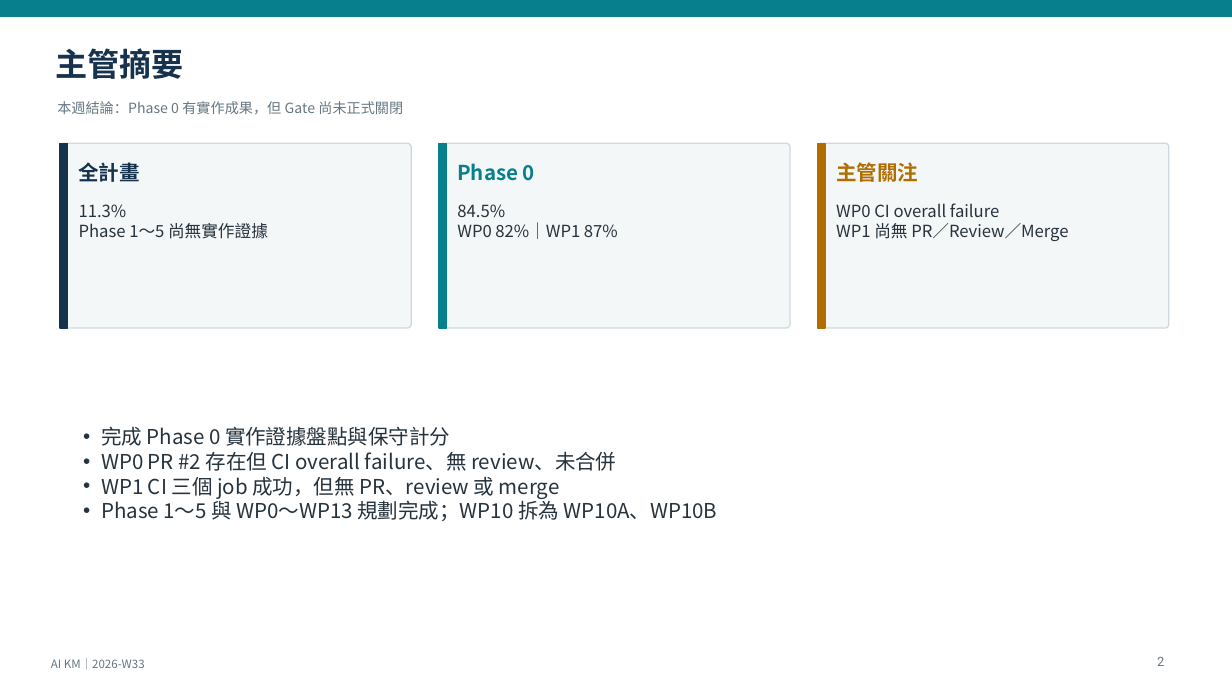
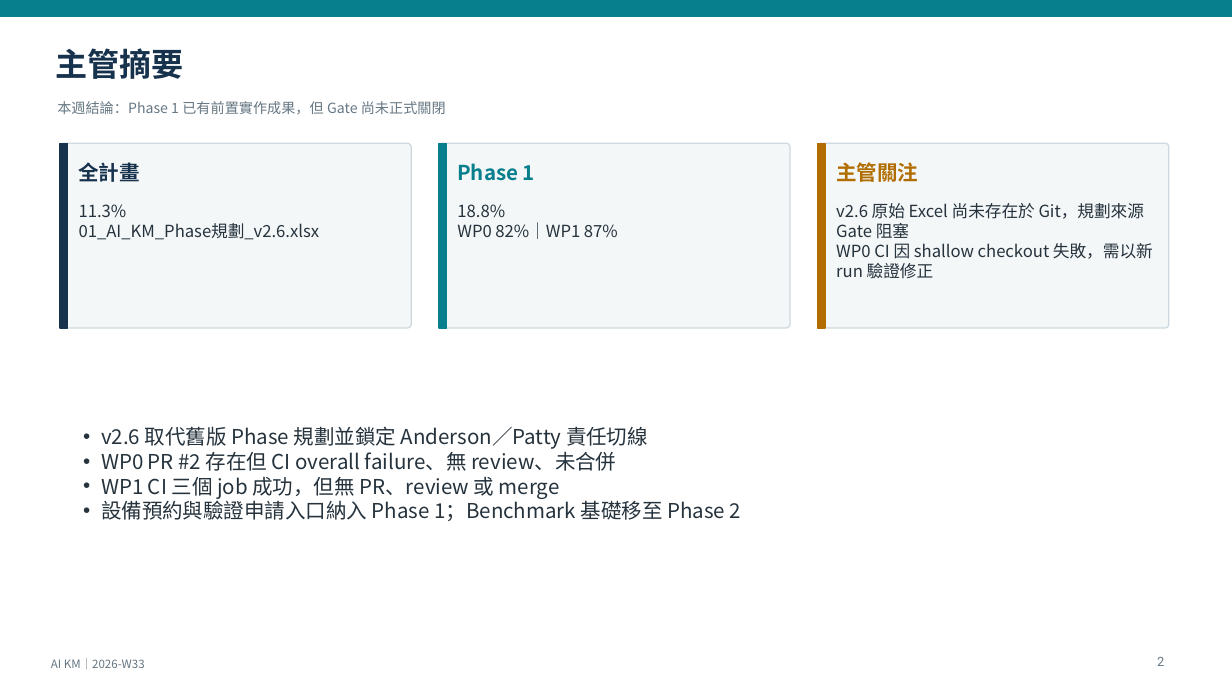
Before and after one commit to kyocarlos/knowledge-base-agent-source, a slide deck: slide 2 of docs/km-modernization/progress/presentations/AI-KM-Weekly-2026-W33.pptx. Drawn at 1232x693 pixels with LibreOffice and Linux fonts; fonts in the diff are those of the drawing. Boxes give left, top, right and bottom in pixels: in the first picture for what was removed or moved away, otherwise in the second. Text is boxed around its words. In the diff, an @@ line names an element or a change of style, - is before the commit and + after.

```diff
--- a/docs/km-modernization/progress/presentations/AI-KM-Weekly-2026-W33.pptx
+++ b/docs/km-modernization/progress/presentations/AI-KM-Weekly-2026-W33.pptx
@@ text at [57,101,446,114]: text changed @@
-本週結論：Phase 0 有實作成果，但 Gate 尚未正式關閉
+本週結論：Phase 1 已有前置實作成果，但 Gate 尚未正式關閉
@@ text at [457,163,535,181]: text changed @@
-Phase 0
+Phase 1
@@ text at [457,204,505,217]: text changed @@
-84.5%
+18.8%
@@ text at [836,203,1153,279]: text changed @@
-WP0 CI overall failure
-WP1 尚無 PR／Review／Merge
+v2.6 原始 Excel 尚未存在於 Git，規劃來源 Gate 阻塞
+WP0 CI 因 shallow checkout 失敗，需以新 run 驗證修正
@@ text at [79,223,320,240]: text changed @@
-Phase 1～5 尚無實作證據
+01_AI_KM_Phase規劃_v2.6.xlsx
@@ text at [101,426,648,449]: text changed @@
-• 完成 Phase 0 實作證據盤點與保守計分
+• v2.6 取代舊版 Phase 規劃並鎖定 Anderson／Patty 責任切線
@@ text at [101,498,741,521]: text changed @@
-• Phase 1～5 與 WP0～WP13 規劃完成；WP10 拆為 WP10A、WP10B
+• 設備預約與驗證申請入口納入 Phase 1；Benchmark 基礎移至 Phase 2
```
Also in this commit, not shown: 6 other slides changed, 12 other files.
